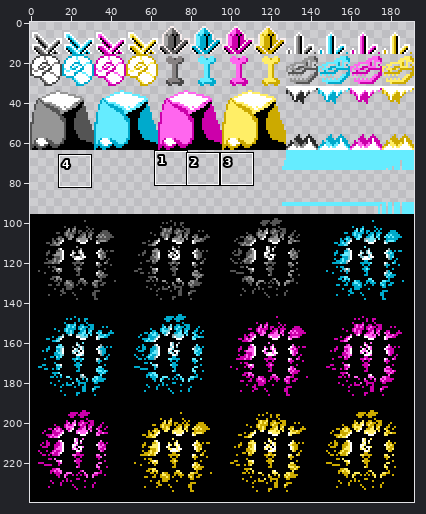
One commit to this sprite sheet: assets/images/cave_decorations.png. Above: a wide view before the commit, with the close-up outlined.
Close-up. Before the edit:
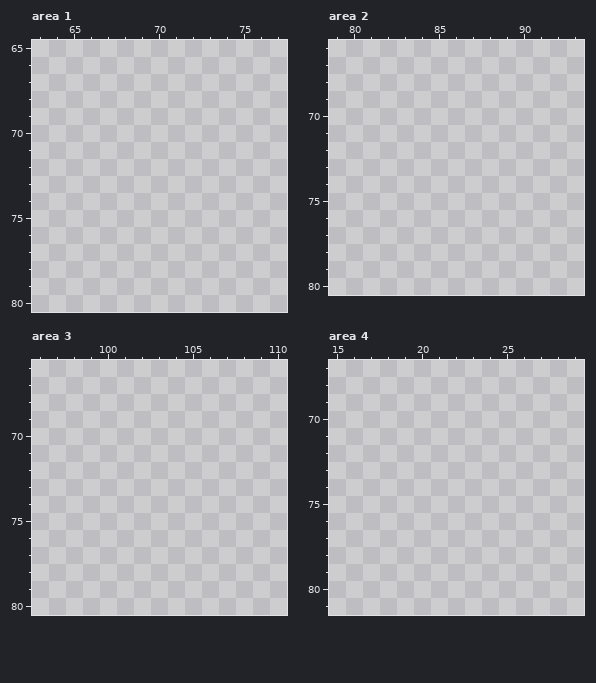
The file is 192x240 pixels. Colours within 5 levels of each other are drawn and written as one. Shown: area 1: x 63..77, y 65..80; area 2: x 79..93, y 66..80; area 3: x 96..110, y 66..80; area 4: x 15..29, y 67..81. The commit also changed other parts of the picture, which this record leaves out.
The same view after the edit:
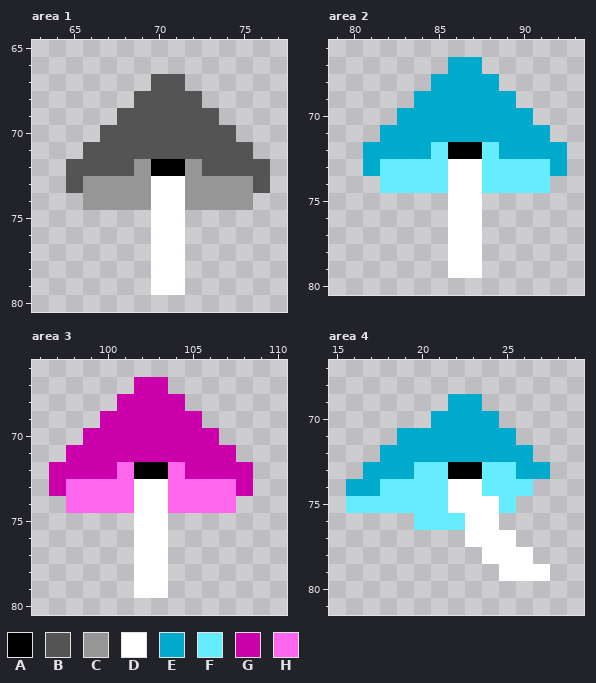
Palette (. is transparent): A #000000  B #545454  C #969696  D #ffffff  E #00aacc  F #65ecff  G #cc00aa  H #ff66ee
Difference:
--- area 1
@@ x 63..77 @@
 66 ...............
-67 ...............
-68 ...............
-69 ...............
-70 ...............
-71 ...............
-72 ...............
-73 ...............
-74 ...............
-75 ...............
-76 ...............
-77 ...............
-78 ...............
-79 ...............
+67 .......BB......
+68 ......BBBB.....
+69 .....BBBBBB....
+70 ....BBBBBBBB...
+71 ...BBBBBBBBBB..
+72 ..BBBBCAACBBBB.
+73 ..BCCCCDDCCCCB.
+74 ...CCCCDDCCCC..
+75 .......DD......
+76 .......DD......
+77 .......DD......
+78 .......DD......
+79 .......DD......
 80 ...............
--- area 2
@@ x 79..93 @@
 66 ...............
-67 ...............
-68 ...............
-69 ...............
-70 ...............
-71 ...............
-72 ...............
-73 ...............
-74 ...............
-75 ...............
-76 ...............
-77 ...............
-78 ...............
-79 ...............
+67 .......EE......
+68 ......EEEE.....
+69 .....EEEEEE....
+70 ....EEEEEEEE...
+71 ...EEEEEEEEEE..
+72 ..EEEEFAAFEEEE.
+73 ..EFFFFDDFFFFE.
+74 ...FFFFDDFFFF..
+75 .......DD......
+76 .......DD......
+77 .......DD......
+78 .......DD......
+79 .......DD......
 80 ...............
--- area 3
@@ x 96..110 @@
 66 ...............
-67 ...............
-68 ...............
-69 ...............
-70 ...............
-71 ...............
-72 ...............
-73 ...............
-74 ...............
-75 ...............
-76 ...............
-77 ...............
-78 ...............
-79 ...............
+67 ......GG.......
+68 .....GGGG......
+69 ....GGGGGG.....
+70 ...GGGGGGGG....
+71 ..GGGGGGGGGG...
+72 .GGGGHAAHGGGG..
+73 .GHHHHDDHHHHG..
+74 ..HHHHDDHHHH...
+75 ......DD.......
+76 ......DD.......
+77 ......DD.......
+78 ......DD.......
+79 ......DD.......
 80 ...............
--- area 4
@@ x 15..29 @@
 68 ...............
-69 ...............
-70 ...............
-71 ...............
-72 ...............
-73 ...............
-74 ...............
-75 ...............
-76 ...............
-77 ...............
-78 ...............
-79 ...............
+69 .......EE......
+70 ......EEEE.....
+71 ....EEEEEEE....
+72 ...EEEEEEEEE...
+73 ..EEEFFAAFFEE..
+74 .EEFFFFDDFFF...
+75 .FFFFFFDDDF....
+76 .....FFFDD.....
+77 ........DDD....
+78 .........DDD...
+79 ..........DDD..
 80 ...............
Where, in picture pixels (left, top, right, bottom), the same in both close-ups:
added: (66, 74, 270, 295)
added: (363, 57, 567, 278)
added: (49, 377, 253, 598)
added: (346, 394, 550, 581)
